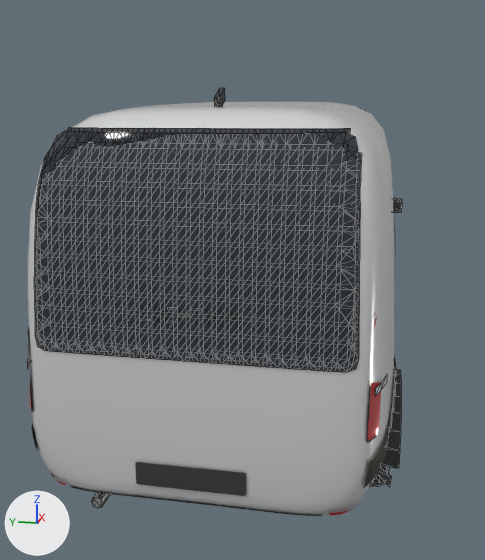
Two versions of the glTF model assets/fleet/pro_loc.glb, one commit apart.
One viewpoint serves both versions: a 50 mm camera at (-5.57, -0.8, 2.21) aimed at (-0.14, 0.28, 0.85). The axes (+X, +Y, +Z) are drawn at lower left. The lights are the same throughout. The older version comes first. Mesh edges are drawn as thin lines on the coarser meshes. Where no turn or scale is listed for an object, it has been applied to the vertices.

Objects in the first picture: 'ArchLiner.003', 'Body', 'PlateR', 'RearGlass', 'RgFrame' and 13 more.
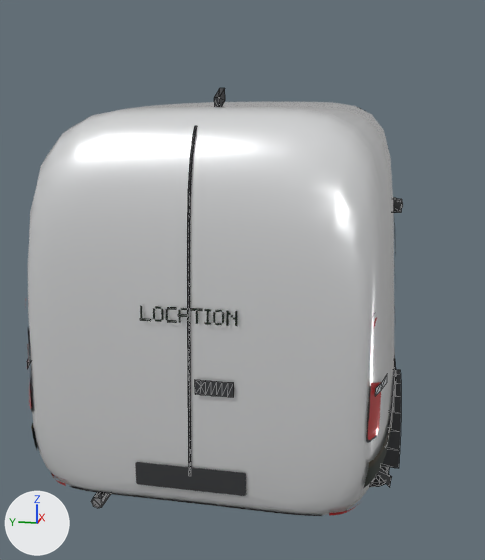
Location of each change, (x1, y1, x2, y2) in pixels of the pictures (485 x 560 px):
'RearGlass', deleted: before (37, 131, 358, 368)
'RgFrame', deleted: before (34, 127, 362, 372)
'RearDoorSeam', added: after (187, 126, 197, 476)
'RearHandle', added: after (195, 380, 234, 397)

The change, as a list of edits to the scene's bpy script:
```text
Add me_rearhandle:
    me_rearhandle.from_pydata([(-2.8, -0.03, 0.969), (-2.8, -0.056, 0.969), (-2.8, -0.081, 0.969), (-2.8, -0.107, 0.969), (-2.8, -0.133, 0.969), (-2.8, -0.159, 0.969), (-2.8, -0.184, 0.969), (-2.8, -0.21, 0.969), (-2.798, -0.21, 1.037), (-2.798, -0.184, 1.037), (-2.798, -0.159, 1.037), (-2.798, -0.133, 1.037), (-2.798, -0.107, 1.037), (-2.798, -0.081, 1.037), (-2.798, -0.056, 1.037), (-2.798, -0.03, 1.037), (-2.799, -0.06, 1.01)], [], [(8, 6, 7), (6, 8, 9), (10, 4, 5), (4, 10, 11), (9, 5, 6), (5, 9, 10), (12, 2, 3), (2, 12, 13), (16, 0, 1), (0, 16, 15), (15, 16, 14), (1, 2, 16), (13, 16, 2), (16, 13, 14), (11, 3, 4), (3, 11, 12)])
    me_rearhandle.materials.append(mat_det)  # dark grey #353638
Add me_reardoorseam:
    me_reardoorseam.from_pydata(...)  # 104 vertices, 102 faces; spans x -2.81..-2.6, y -0.01..0.01, z 0.56..2.16
    me_reardoorseam.materials.append(mat_det)  # dark grey #353638
Remove ob_rearglass:
    ob_rearglass = bpy.data.objects.new('RearGlass', me_rearglass)
    ob_rearglass.location = (0.0, 0.0, 0.0)
Remove ob_rgframe:
    ob_rgframe = bpy.data.objects.new('RgFrame', me_rgframe)
    ob_rgframe.location = (0.0, 0.0, 0.0)
Add ob_rearhandle:
    ob_rearhandle = bpy.data.objects.new('RearHandle', me_rearhandle)
    ob_rearhandle.location = (0.0, 0.0, 0.0)
Add ob_reardoorseam:
    ob_reardoorseam = bpy.data.objects.new('RearDoorSeam', me_reardoorseam)
    ob_reardoorseam.location = (0.0, 0.0, 0.0)
```
